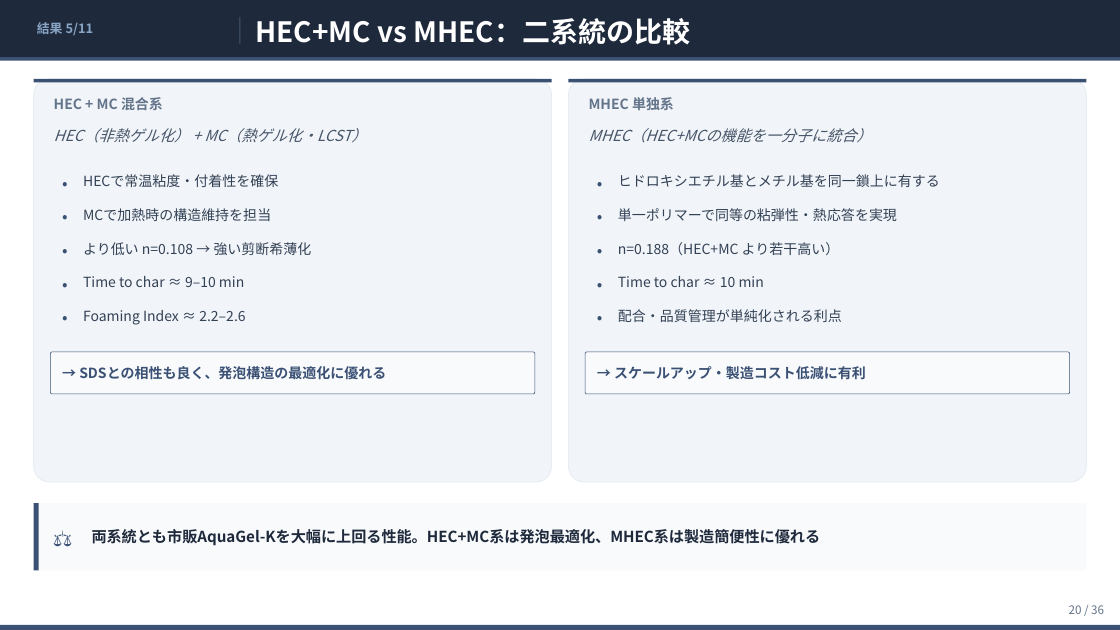
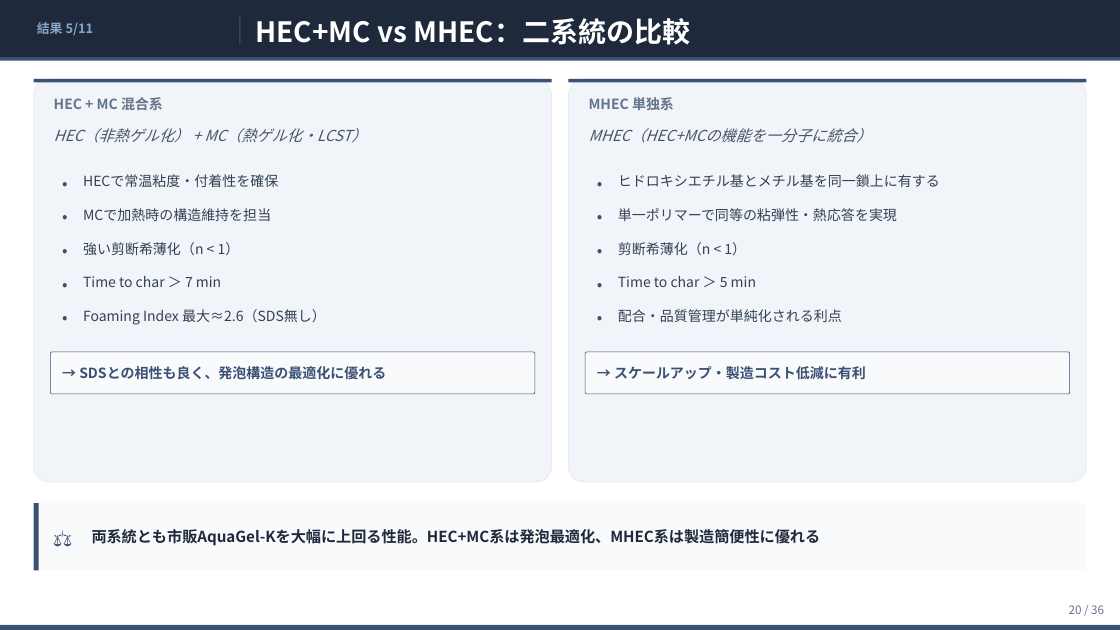
Before and after one commit to ytaisei0525-design/my-first-claude, a slide deck: slide 20 of slides.pptx. Drawn at 1120x630 pixels with LibreOffice and Linux fonts; fonts in the diff are those of the drawing. Boxes give left, top, right and bottom in pixels: in the first picture for what was removed or moved away, otherwise in the second. Text is boxed around its words. In the diff, an @@ line names an element or a change of style, - is before the commit and + after.

```diff
--- a/slides.pptx
+++ b/slides.pptx
@@ text at [83,242,240,255]: text changed @@
-より低い n=0.108 → 強い剪断希薄化
+強い剪断希薄化（n < 1）
@@ text at [618,242,746,255]: text changed @@
-n=0.188（HEC+MC より若干高い）
+剪断希薄化（n < 1）
@@ text at [83,276,221,287]: text changed @@
-Time to char ≈ 9–10 min
+Time to char ＞ 7 min
@@ text at [618,276,756,287]: text changed @@
-Time to char ≈ 10 min
+Time to char ＞ 5 min
@@ text at [83,309,326,325]: text changed @@
-Foaming Index ≈ 2.2–2.6
+Foaming Index 最大≈2.6（SDS無し）
```
Also in this commit, not shown: 15 other slides changed, 1 slide added, 1 slide removed, 1 other file.
